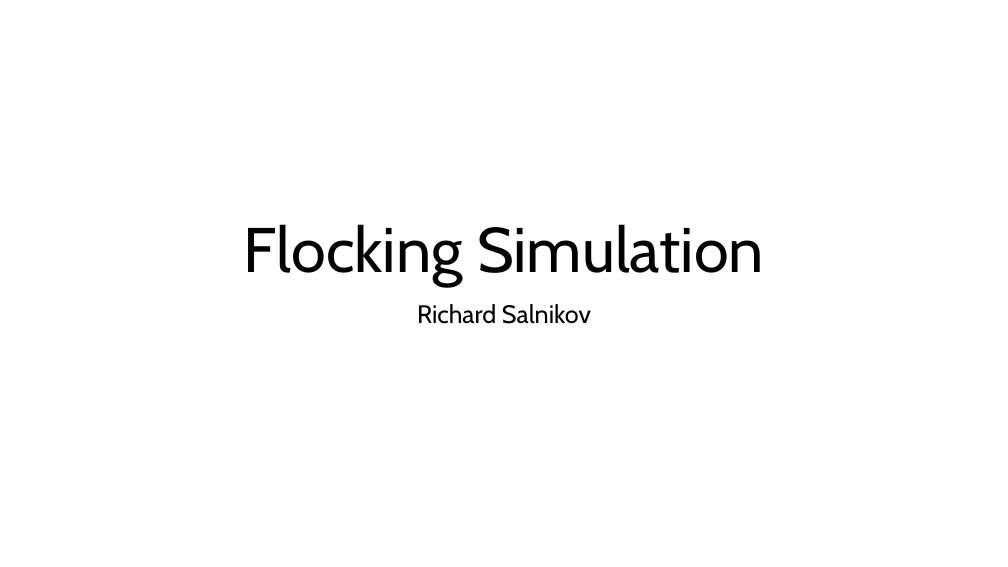
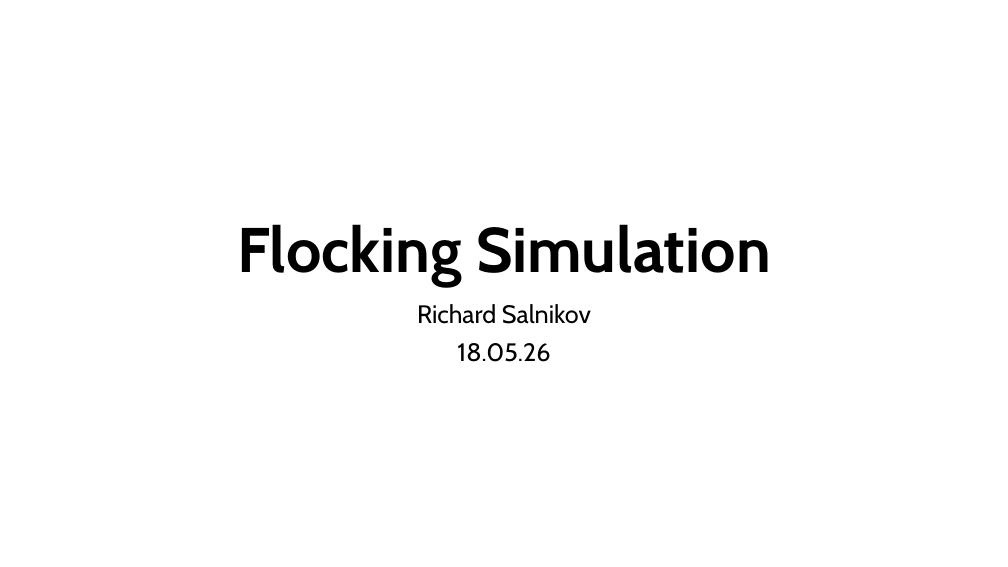
Before and after one commit to richardsalnikov-lang/Flcoking, a slide deck: slide 1 of FlockingRichard.pptm. Drawn at 1008x567 pixels with LibreOffice and Linux fonts; fonts in the diff are those of the drawing. Boxes give left, top, right and bottom in pixels: in the first picture for what was removed or moved away, otherwise in the second. Text is boxed around its words. In the diff, an @@ line names an element or a change of style, - is before the commit and + after.

```diff
--- a/FlockingRichard.pptm
+++ b/FlockingRichard.pptm
@@ title "Flocking Simulation" at (237, 224, 771, 287): bold on @@
@@ subtitle at (457, 343, 550, 362): paragraph added @@
+18.05.26
```
Also in this commit, not shown: 6 other slides changed, 12 slides added.
